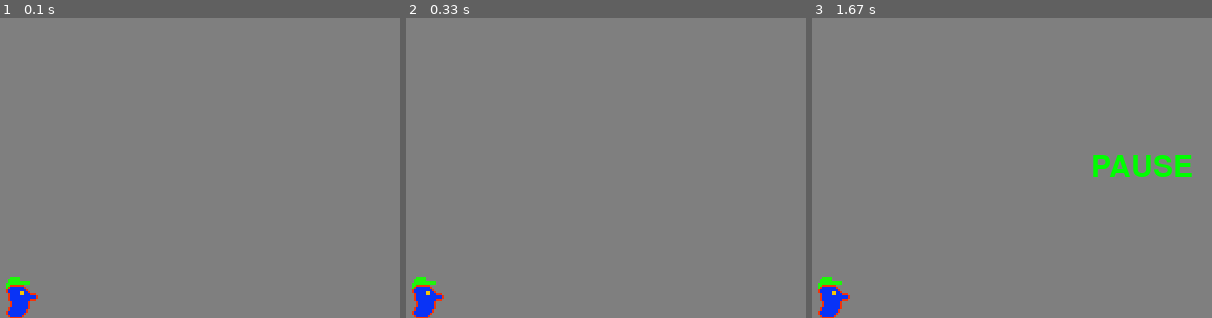
Above: before the commit, frames 1-3 (left to right).
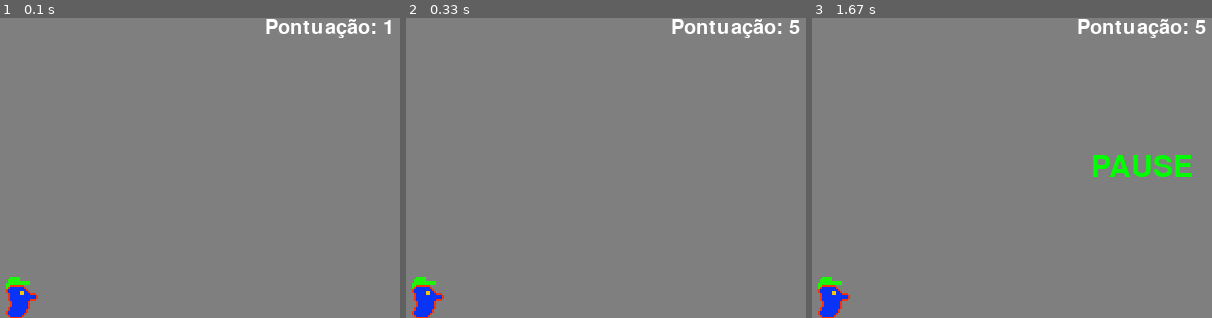
Above: after the commit, the same moments.

Repository: eduardopinelli/Pygame2020
Game: pygame game, started from dinossaurinho2.py
The game is run twice, just before and just after one commit, with the same random seed, the same clock (stepped at 60 frames per second) and the same inputs.
Inputs:
- Up to frame 1 (0.1 s): no input
- Up to frame 2 (0.33 s): no input
- Up to frame 3 (1.67 s): hold P 0.33-0.8 s; hold Up 0.33-0.8 s

The runs differ from the first frame. In frame 1, 0.7% of the frame differs, in the area x 66-98%, y 0-7%; in frame 2, 0.7%, in the area x 66-99%, y 0-7%; in frame 3, 0.7%.

Commit message:
Add files via upload

Diff:
--- a/dinossaurinho2.py
+++ b/dinossaurinho2.py
@@ -7,7 +7,6 @@
 
 import os
 import sys
-import random
 import pygame
 
 # variaveis das cores
@@ -72,19 +71,23 @@
 class Obstaculos(pygame.sprite.Sprite):
     def __init__(self):
         pygame.sprite.Sprite.__init__(self)
-        obstaculo1 = pygame.image.load(os.path.join("imagens", "obstaculo1.png")).convert()
-        obstaculo2 = pygame.image.load(os.path.join("imagens", "obstaculo2.png")).convert()
-        obstaculo3 = pygame.image.load(os.path.join("imagens", "obstaculo3.png")).convert()
+        img_obst = os.path.join("imagens", "obstaculo1.png")
 
-        lista_obstaculos = [obstaculo1, obstaculo2, obstaculo3]
+        self.image = carrega_sprite(img_obst)
+        self.rect = self.image.get_rect()
+        self.speedx = -4
+        self.set_posicao(700, 280)
+        self.set_velocidade(-2, 0)
+        self.rect.left = 700
+        self.rect.bottom = 300
 
-        self.image = carrega_sprite(random.choice(lista_obstaculos))
-        self.rect = self.image.get_rect()
-        self.speedx = 4
+    def set_posicao(self, x, y):
+        self.pos = pygame.math.Vector2(x, y)
+
+    def set_velocidade(self, vx, vy):
+        self.velocidade = pygame.math.Vector2(vx, vy)
 
     def update(self):
-        self.rect.left = 750
-        self.rect.y = 280
         self.rect.x += self.speedx
 
 
@@ -102,14 +105,12 @@
     sprites = pygame.sprite.Group()
     dinossaurinho = Personagem(sprites)
     sprites.add(dinossaurinho)
-    obstaculos = pygame.sprite.Group()  # criando o grupo de sprites de obstaculos
-    sprites.add(obstaculos)
 
     # Rotinas musica de fundo
     arquivo_mus = os.path.join('sons', 'bg_music.ogg')
     path_mus = os.path.join(os.path.dirname(__file__), arquivo_mus)
     pygame.mixer.music.load(path_mus)  # carrega o arquivo da musica
-    pygame.mixer.music.set_volume(0.3)  # ajusta o volume da musica
+    pygame.mixer.music.set_volume(0.2)  # ajusta o volume da musica
     pygame.mixer.music.play(-1)  # da play na musica / loop, -1 = infinito
 
     # Carregando arquivo de som dos tiros
@@ -121,7 +122,7 @@
 
     rel = pygame.time.Clock()  # obj para controle das atualizacoes de imagem
 
-    pygame.time.set_timer(pygame.USEREVENT, 2000)  # timer de 2 segundos
+    pygame.time.set_timer(pygame.USEREVENT, 1500)  # timer de 2 segundos
 
     score = 0  # pontuacao do jogador
 
@@ -130,13 +131,13 @@
 
     jogo = play  # jogo no inicio está sendo rodado
 
-    # codigo que percebe caso ocorra colisao
-    colisao = pygame.sprite.spritecollide(dinossaurinho, obstaculos, False, pygame.sprite.collide_circle)
+    pontuacao = 0
 
     # Loop do Jogo
 
     while True:
         var_tempo = rel.tick(60)  # velocidade de refresh da tela do jogo
+        pontuacao += var_tempo / 60
 
         eventos = pygame.event.get()  # pega os eventos que ocorrem na interação com o jogo
 
@@ -150,46 +151,40 @@
                     pygame.quit()
                     sys.exit()
                 if evento.key == pygame.K_p:  # evento em que a tecla P é apertada e o jogo é pausado
-                    if jogo == play:  # codigo que pausa o jogo por completo
+                    if jogo != pause:  # codigo que pausa o jogo por completo
                         pygame.mixer.music.pause()
                         texto_pausa = fonte_pause.render("PAUSE", True, VERDE, CINZA)
-                        tela.blit(texto_pausa, ((tela.get_width()-texto_pausa.get_width())/2,
-                                                (tela.get_height()-texto_pausa.get_height())/2))
+                        tela.blit(texto_pausa, ((tela.get_width() - texto_pausa.get_width()) / 2,
+                                          (tela.get_height() - texto_pausa.get_height()) / 2))
                         jogo = pause
                     else:  # codigo que despausa o jogo
                         pygame.mixer.music.unpause()
                         jogo = play
+
                 if evento.key == pygame.K_UP:
                     som_tiro.play()
-                    dinossaurinho.rect.bottom = 220
+                    dinossaurinho.rect.bottom = 180
 
             if evento.type == pygame.KEYUP:
                 if evento.key == pygame.K_UP:
                     dinossaurinho.rect.bottom = 300
 
-            #if evento.type == pygame.KEYUP:
-               # if evento.key == pygame.K_UP:
-               #     pos_dino[1] = 300 - dinossaurinho.get_height()
+            if evento.type == pygame.USEREVENT and jogo == play:
+                obs = Obstaculos()  # criando sprites do personagem e já colocando no grupo de sprite
+                sprites.add(obs)
 
-            if jogo == pause:
-                pygame.display.flip()
-                continue
+        if jogo == pause:
+            pygame.display.flip()
+            continue
 
-            #if evento.type == pygame.USEREVENT and jogo == play:
+        tela.fill(CINZA)
+        sprites.update()
+        sprites.draw(tela)
 
+        texto = fonte_score.render("Pontuação: {0}".format(int(pontuacao)), True, BRANCO)
+        tela.blit(texto, ((tela.get_width()-texto.get_width())/2, 0))  # coloca na tela a pontuacao
 
-            if colisao:  # codigo que roda caso ocorra colisao
-                for i in obstaculos:
-                    i.kill()
-                pygame.display.update()
-                tela.fill(BRANCO)
-                pygame.display.flip()
-                gameover = fonte_pause.render("FIM DE JOGO", True, PRETO, BRANCO)
-                tela.blit(gameover, ((tela.get_width()-gameover.get_width()/2),
-                                     tela.get_height()-gameover.get_height()/2))
-
-            sprites.draw(tela)
-            pygame.display.flip()  # faz a atualização da tela
+        pygame.display.flip()  # faz a atualização da tela
 
 
 if __name__ == "__main__":
